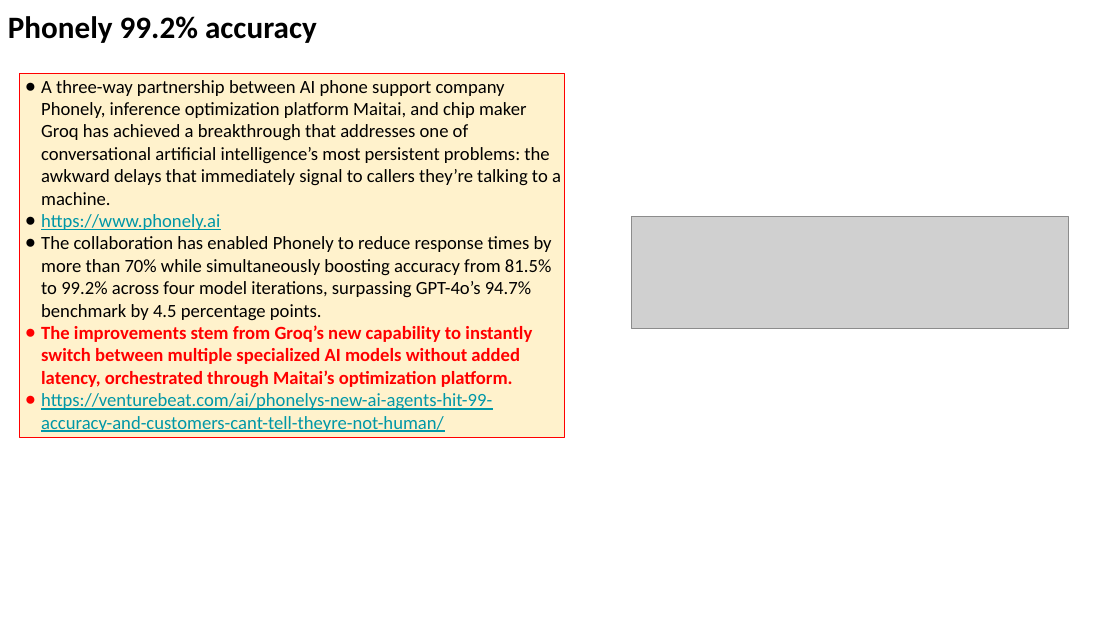
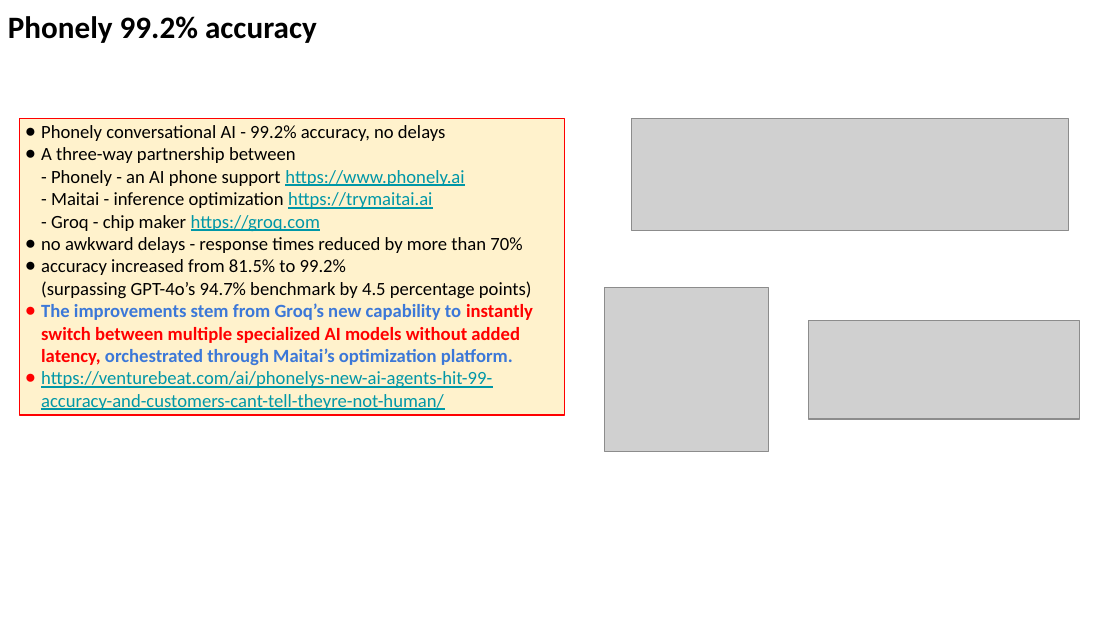
Before and after one commit to lselector/seminar, a slide deck: slide 4 of 2025/2025-06-06-AI-Updates.pptx (slide 3 before the commit). Drawn at 1120x630 pixels with LibreOffice and Linux fonts; fonts in the diff are those of the drawing; grey boxes stand for pictures. Boxes give left, top, right and bottom in pixels: in the first picture for what was removed or moved away, otherwise in the second. Text is boxed around its words. In the diff, an @@ line names an element or a change of style, - is before the commit and + after.

Commit message:
update

```diff
--- a/2025/2025-06-06-AI-Updates.pptx
+++ b/2025/2025-06-06-AI-Updates.pptx
@@ rectangle "Phonely conversational AI - 99.2% ..." resized from (x1=19, y1=74, x2=564, y2=438) to (x1=19, y1=119, x2=564, y2=416) @@
@@ picture moved from (x1=632, y1=216, x2=1068, y2=328) to (x1=632, y1=119, x2=1068, y2=231) @@
@@ text in rectangle at (x1=41, y1=125, x2=532, y2=299): text changed @@
-● A three-way partnership between AI phone support company Phonely, inference optimization platform Maitai, and chip maker Groq has achieved a breakthrough that addresses one of conversational artificial intelligence’s most persistent problems: the awkward delays that immediately signal to callers they’re talking to a machine.
-● https://www.phonely.ai
-● The collaboration has enabled Phonely to reduce response times by more than 70% while simultaneously boosting accuracy from 81.5% to 99.2% across four model iterations, surpassing GPT-4o’s 94.7% benchmark by 4.5 percentage points.
+● Phonely conversational AI - 99.2% accuracy, no delays
+● A three-way partnership between
+  - Phonely - an AI phone support https://www.phonely.ai
+  - Maitai - inference optimization https://trymaitai.ai
+  - Groq - chip maker https://groq.com
+● no awkward delays - response times reduced by more than 70%
+● accuracy increased from 81.5% to 99.2%
+  (surpassing GPT-4o’s 94.7% benchmark by 4.5 percentage points)
@@ picture added at (x1=605, y1=288, x2=768, y2=451) @@
@@ text in rectangle at (x1=41, y1=303, x2=533, y2=365): text colour #FF0000 to #3C78D8 in "The improvements stem from Groq’s new capability ..." @@
@@ picture added at (x1=809, y1=320, x2=1080, y2=419) @@
```
Also in this commit, not shown: 6 other slides changed, 8 slides added.
